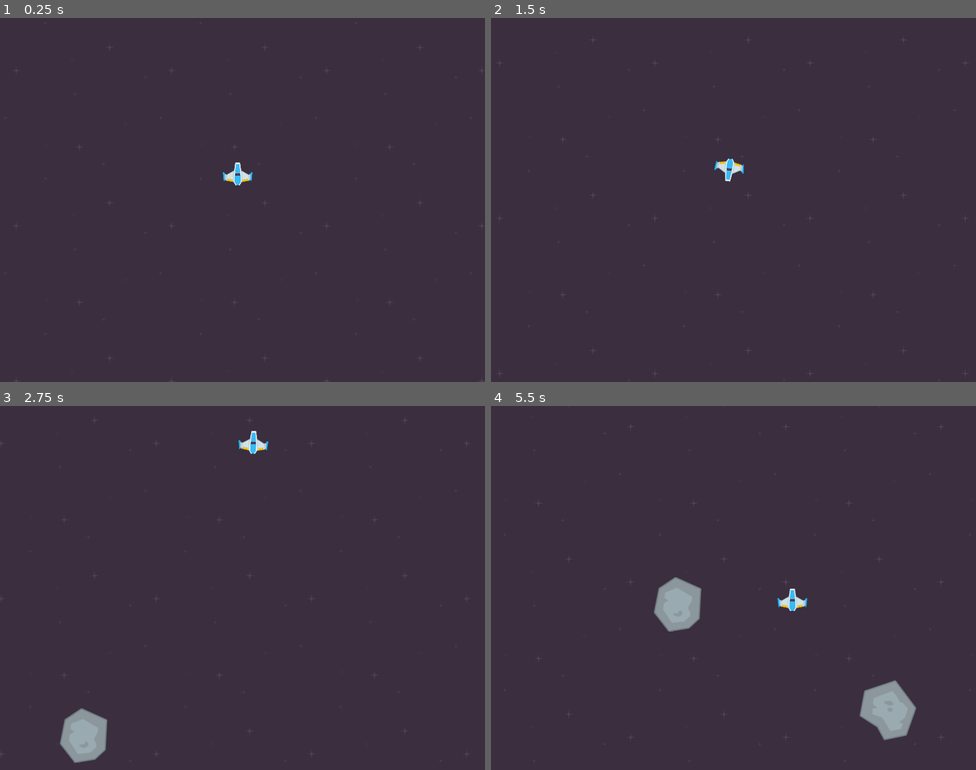
Above: before the commit, frames 1-4 (two rows, left to right).
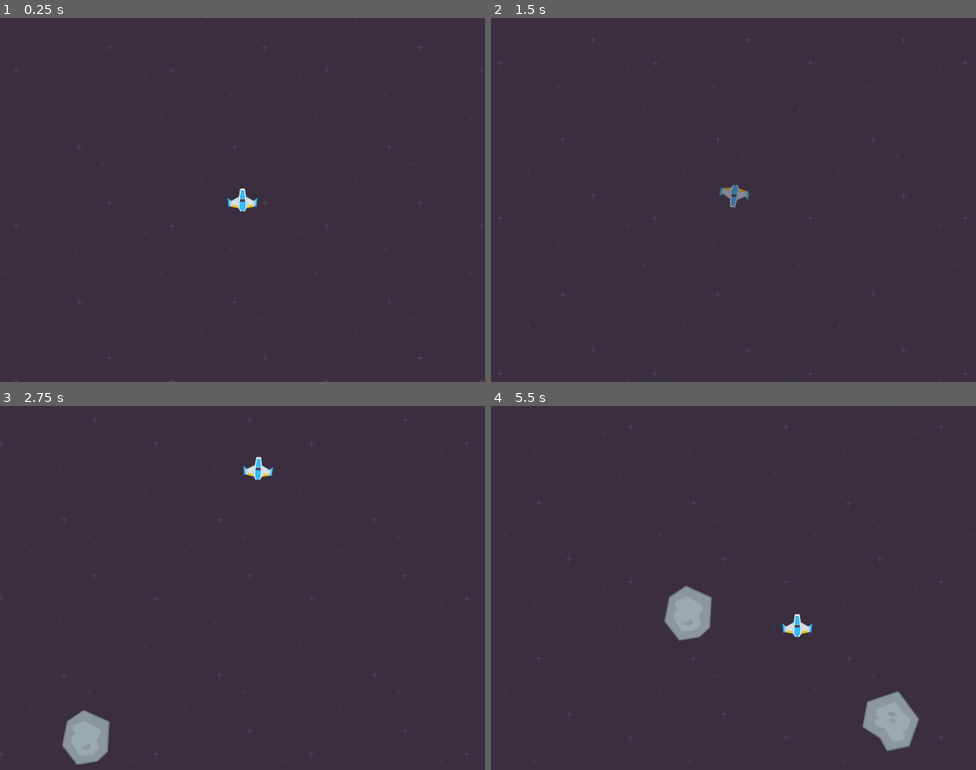
Above: after the commit, the same moments.

Repository: nicognito/game-a-week-001
Game: Godot game, scene res://scenes/level.tscn
Same seed, same stepped clock (60 frames per second), same inputs: the game is played once before the commit and once after it.
Inputs:
- Up to frame 1 (0.25 s): no input
- Up to frame 2 (1.5 s): tap Enter at 0.5 s; hold D (turn_right) 0.53-1.28 s; hold S (move_back) from 1.28 s (still down)
- Up to frame 3 (2.75 s): release S (move_back) at 2.03 s; hold D (turn_right) from 2.03 s (still down)
- Up to frame 4 (5.5 s): release D (turn_right) at 2.78 s; hold W (move_forward) 2.78-3.53 s; hold A (turn_left) 3.53-5.03 s; hold S (move_back) from 5.03 s (still down)

The runs differ from the first frame. In frame 1, 0.4% of the frame differs, in the area x 45-54%, y 39-54%; in frame 2, 0.4%; in frame 3, 0.6%; in frame 4, 2.1%, in the area x 33-89%, y 47-95%.

Commit message:
Add collision with meteors

Diff:
--- a/scenes/level.tscn
+++ b/scenes/level.tscn
@@ -1,8 +1,7 @@
-[gd_scene load_steps=5 format=3 uid="uid://vckxp7glvgdk"]
+[gd_scene load_steps=4 format=3 uid="uid://vckxp7glvgdk"]
 
 [ext_resource type="Script" path="res://scripts/level.gd" id="1_3wia8"]
 [ext_resource type="PackedScene" uid="uid://b8338plkfvf4a" path="res://scenes/background.tscn" id="1_gq35q"]
-[ext_resource type="PackedScene" uid="uid://4yqg3qkt2luf" path="res://scenes/player.tscn" id="2_jswdu"]
 
 [sub_resource type="Curve2D" id="Curve2D_u32ap"]
 _data = {
@@ -15,9 +14,6 @@
 
 [node name="Background" parent="." instance=ExtResource("1_gq35q")]
 
-[node name="Player" parent="." instance=ExtResource("2_jswdu")]
-position = Vector2(392, 257)
-
 [node name="MeteorPath" type="Path2D" parent="."]
 curve = SubResource("Curve2D_u32ap")
 
--- a/scripts/level.gd
+++ b/scripts/level.gd
@@ -1,9 +1,13 @@
 extends Node2D
 
 @onready var meteor_spawn_location = $MeteorPath/MeteorSpawnLocation
-@onready var player = $Player
+
+var player_scene = preload("res://scenes/player.tscn")
+var player: Player = null
 
 var max_meteor_count = 10
+
+var life = 3
 
 var meteor_scenes: Array[PackedScene] = [
 	preload("res://scenes/big_meteor_1.tscn"),
@@ -16,9 +20,24 @@
 	preload("res://scenes/small_meteor_2.tscn"),
 ]
 
+
+func _ready():
+	spawn_player()
+
+
+func spawn_player():
+	var screen_size = get_viewport_rect().size
+
+	player = player_scene.instantiate()
+	add_child(player)
+	player.global_position = screen_size / 2
+	player.died.connect(_on_player_died)
+	player.start_invincibility()
+
+
 func _on_timer_timeout():
-	# avoid creating too many meteors
-	if get_tree().get_nodes_in_group("meteors").size() > max_meteor_count:
+	# avoid creating too many meteors, or creating meteors when the player is dead
+	if not player or get_tree().get_nodes_in_group("meteors").size() > max_meteor_count:
 		return
 
 	# instantiate a random meteor
@@ -31,3 +50,16 @@
 	var meteor_position = meteor_spawn_location.global_position
 
 	meteor.initialize(meteor_position, player)
+
+
+func _on_player_died():
+	print("remove")
+	player.queue_free()
+	player = null
+	life -= 1
+
+	if life:
+		await get_tree().create_timer(1).timeout
+		spawn_player()
+	else:
+		print("Game Over")
--- a/scripts/meteor.gd
+++ b/scripts/meteor.gd
@@ -1,9 +1,12 @@
 extends Area2D
 
+
 var buffer = 20
-
 var speed = 100
 var direction = Vector2.ZERO
+
+func _ready():
+	body_entered.connect(_on_body_entered)
 
 
 func _process(delta):
@@ -30,3 +33,8 @@
 
 	# random rotation
 	rotation = TAU * randf()
+
+
+func _on_body_entered(body):
+	if body is Player:
+		body.die()
--- a/scripts/player.gd
+++ b/scripts/player.gd
@@ -1,13 +1,21 @@
+class_name Player
 extends CharacterBody2D
 
+signal died
 
 @export var acceleration = 5
 @export var turn_speed = 250
 @export var braking_factor = 100
 @export var max_speed = 200
 
+var is_invincible = false
 
 func _process(delta):
+	if is_invincible:
+		modulate.a = 0.5 if Engine.get_frames_drawn() % 8 < 4 else 1.0
+	else:
+		modulate.a = 1
+
 	if Input.is_action_pressed("turn_left"):
 		rotation_degrees -= turn_speed * delta
 	if Input.is_action_pressed("turn_right"):
@@ -36,3 +44,18 @@
 		global_position.y = screen_size.y
 	elif global_position.y > screen_size.y - 1:
 		global_position.y = 0
+
+
+func die():
+	print("died")
+	died.emit()
+
+
+func start_invincibility():
+	$MainBodyCollisionShape2D.disabled = true
+	$WingsCollisionShape2D.disabled = true
+	is_invincible = true
+	await get_tree().create_timer(2).timeout
+	is_invincible = false
+	$MainBodyCollisionShape2D.disabled = false
+	$WingsCollisionShape2D.disabled = false
